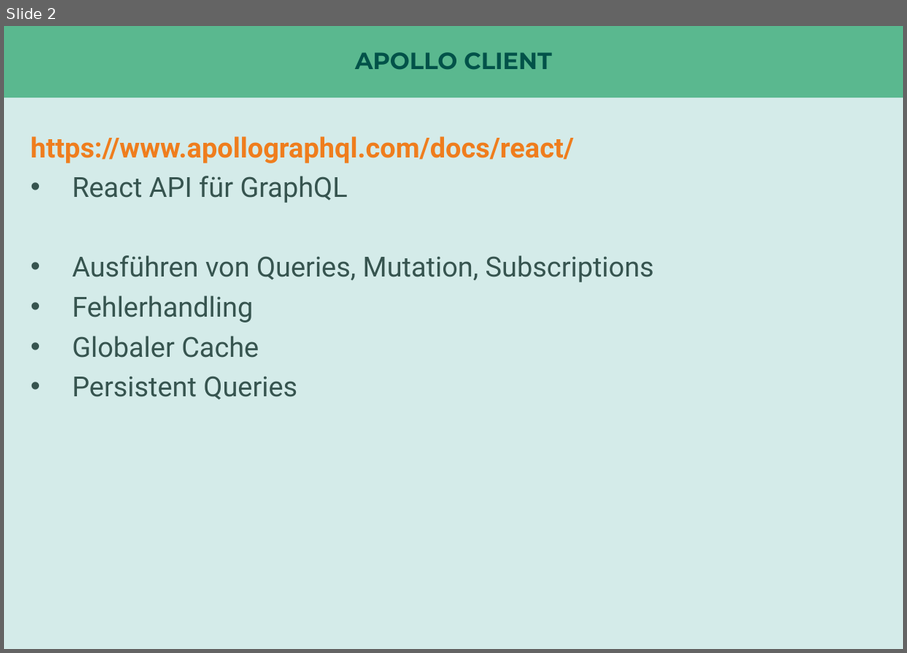
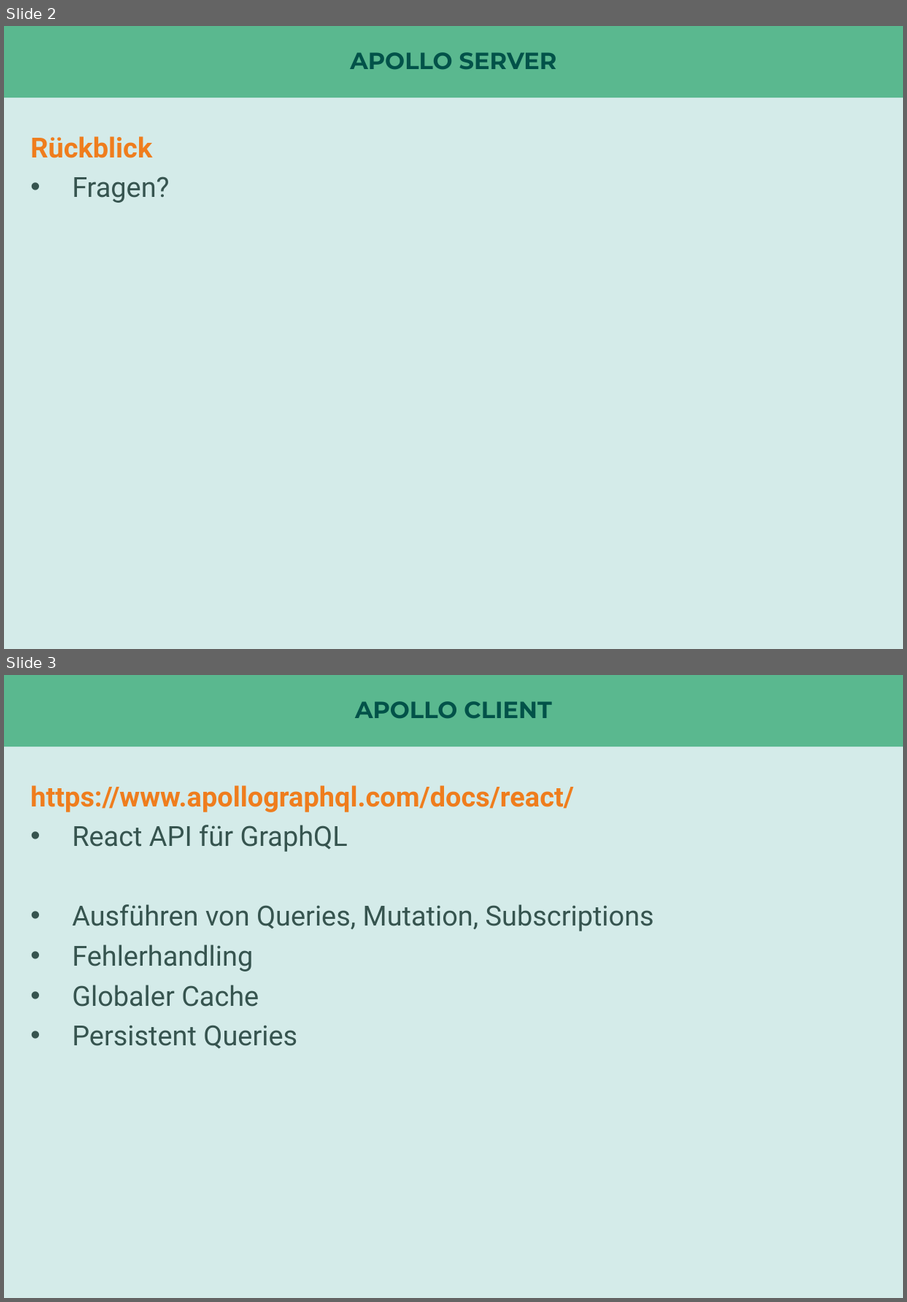
Before and after one commit to nilshartmann/graphql-apollo-workshop, a slide deck: slides/graphql-apollo-client.pptx. Shown one above the other, each under a label of ours: slide 2 before the commit, slides 2 and 3 after it. The pictures are 907x653 and 907x1302 pixels, drawn with LibreOffice and Linux fonts; fonts in the diff are those of the drawing. Boxes give left, top, right and bottom in pixels: in the first picture for what was removed or moved away, otherwise in the second. Text is boxed around its words. In the diff, an @@ line names an element or a change of style, - is before the commit and + after.

Commit message:
apollo client

```diff
--- a/slides/graphql-apollo-client.pptx
+++ b/slides/graphql-apollo-client.pptx
@@ slide 2 added at bbox=[4, 26, 903, 649], background #D4EBE9; not listed: 1 template element that a slide beside it also shows @@
@@ title added at bbox=[350, 52, 557, 69], 20.3 pt, text #025249, bold @@
+APOLLO SERVER
@@ text added at bbox=[30, 136, 169, 203], 24 pt, text #EF7D1D, bold @@
+Rückblick
+• Fragen?
@@ what was slide 2 is now slide 3 @@
```
Also in this commit, not shown: 1 slide changed, 1 other file.
